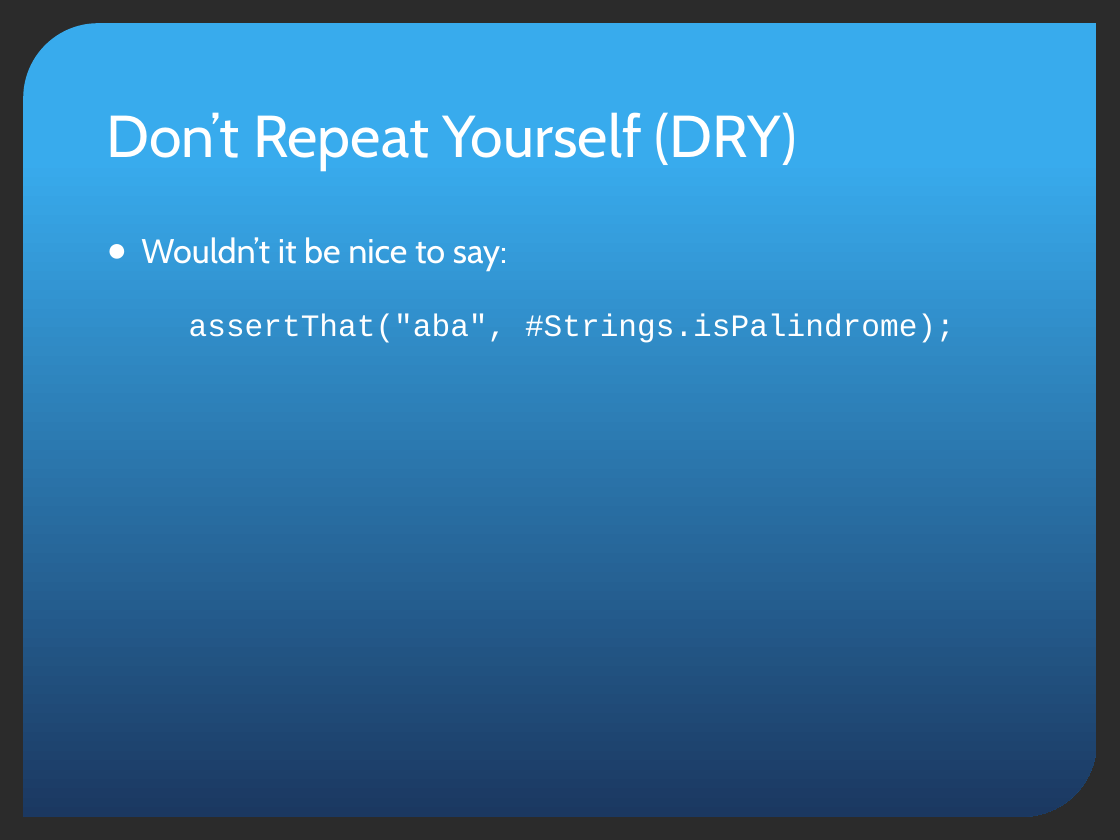
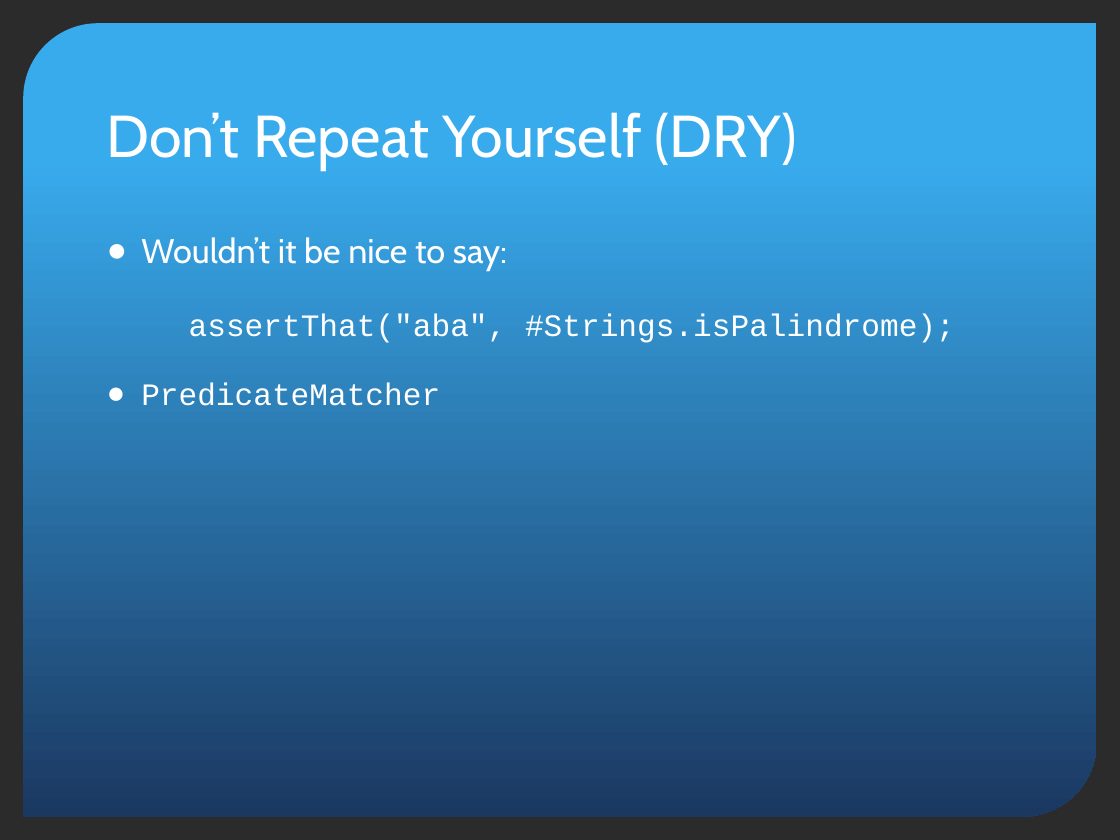
Before and after one commit to pholser/bending-junit, a slide deck: slide 10 of bending-junit.pptx. Drawn at 1120x840 pixels with LibreOffice and Linux fonts; fonts in the diff are those of the drawing; background and template pictures are left out; a plain dark background stands for a picture behind light text. Boxes give left, top, right and bottom in pixels: in the first picture for what was removed or moved away, otherwise in the second. Text is boxed around its words. In the diff, an @@ line names an element or a change of style, - is before the commit and + after.

Commit message:
slide updates

```diff
--- a/bending-junit.pptx
+++ b/bending-junit.pptx
@@ text at (141, 382, 440, 406): paragraph added @@
+● PredicateMatcher
```
Also in this commit, not shown: 6 slides added.
